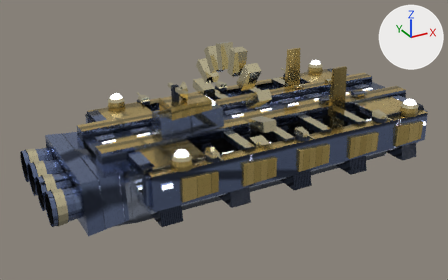
Two versions of the glTF model public/models/factions/faction-covenant/carrier.glb, one commit apart.
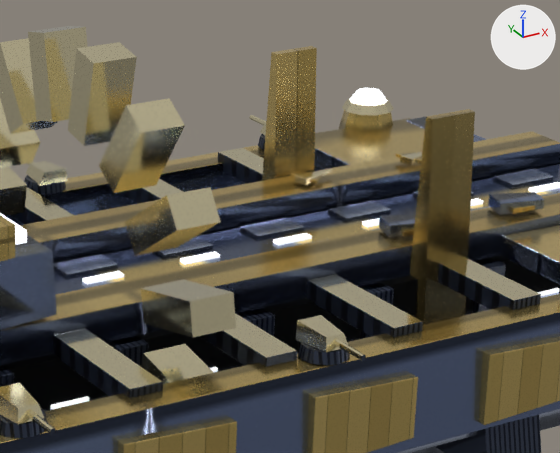
Each version appears first whole from a 50 mm lens placed at (-39.0, -65.7, 29.6), pointed at (-2.9, 0.0, -3.2), and next in a close-up on the part from 46% to 83% of the width and 12% to 60% of the height. The lights are fixed; the arrows at upper right show +X, +Y and +Z. The last two pictures show the newer version. Vertices at exactly the same position are counted once.

The first close-up shows 'hull_body', 'sensor_island', 'shield_domes', 'weapon_turrets'.
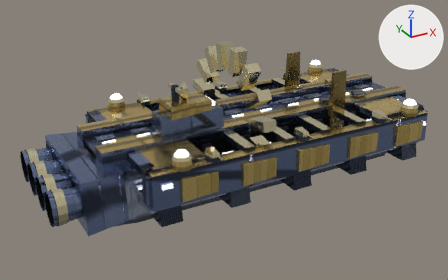
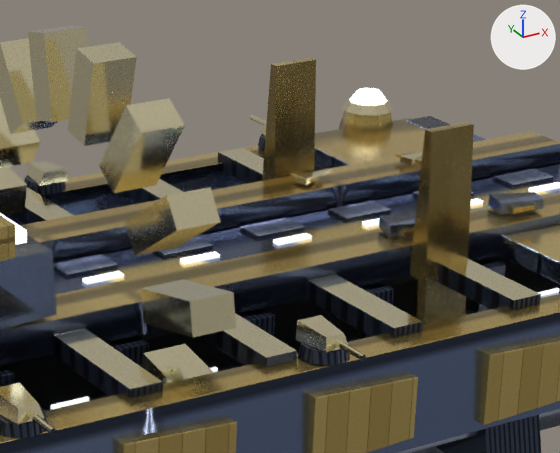
The change, as a list of edits to the scene's bpy script:
```text
Change me_hull_body:
    where me_hull_body.from_pydata(...)  # 3596 vertices, 6556 faces; spans x -23.1..27.5, y -11.5..11.5, z -9.4..9.4
    used by ob_hull_body; location = (0.0, 0.0, 0.0)
    me_hull_body part 1: the loose piece of 8 vertices spanning x 10.3..12.3, y 4.4..5.9, z -5.2..6.0 is scaled about its middle by (1, 1, 0.909)
    me_hull_body part 2: the loose piece of 8 vertices spanning x 10.3..12.3, y -5.9..-4.4, z -5.2..6.0 is scaled about its middle by (1, 1, 0.909)
    me_hull_body part 3: texture (UV) coordinates of 134 of 6556 faces, centred in x -2.7..12.3, y -9.3..9.3, z -8.3..8.3, changed; they spanned u 0.76..0.95, v 0.3..0.73 and now span u 0.08..0.95, v 0.31..0.73
```

What differs and where, as boxes [x1, y1, x2, y2] in the close-ups (560 x 453 px; the box of a moved part takes in the faces that stretch with it):
'hull_body', reshaped, surface changed: [0, 26, 560, 453] in both
part 1 of me_hull_body, moved or reshaped: before [262, 46, 317, 181]; after [262, 58, 316, 181]
part 2 of me_hull_body, moved or reshaped: before [410, 109, 475, 325]; after [410, 122, 474, 325]
part 3 of me_hull_body, surface changed: before [0, 48, 475, 384]; after [0, 60, 474, 384]
